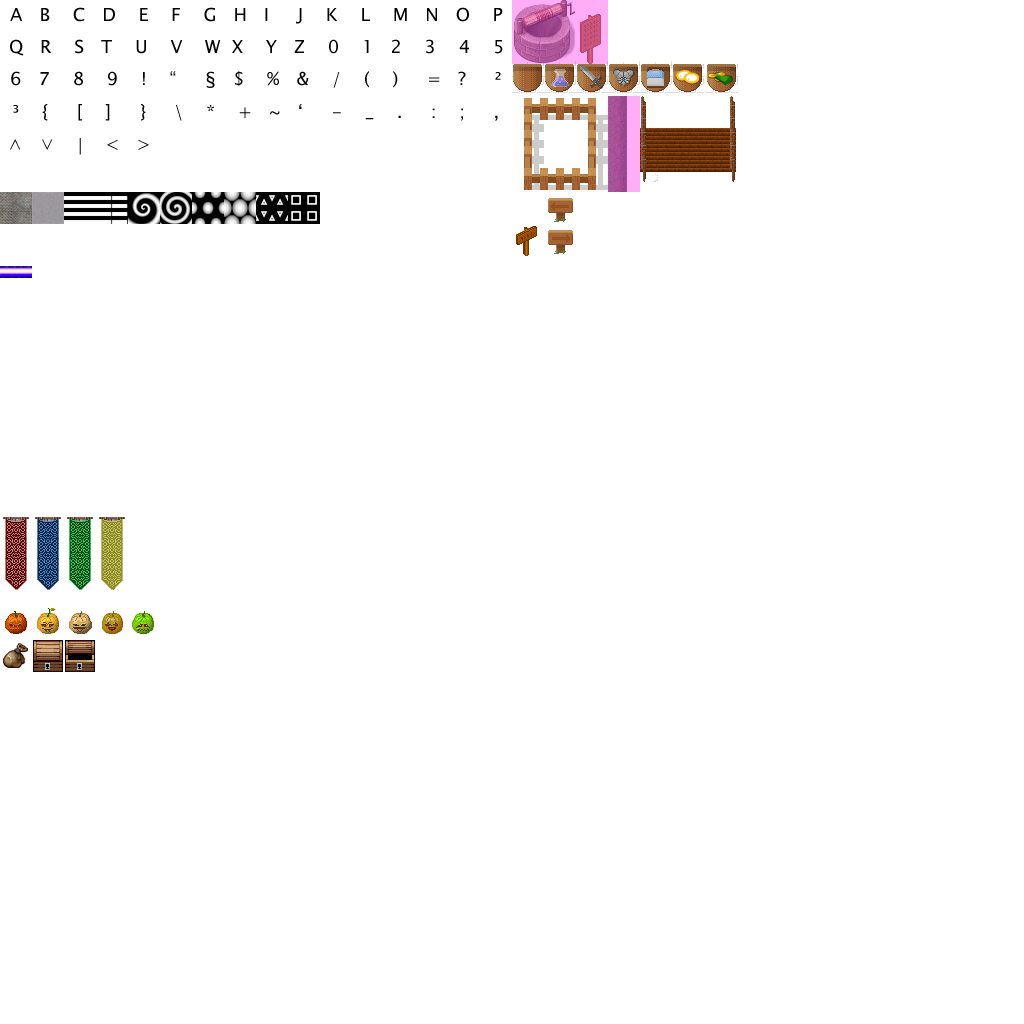
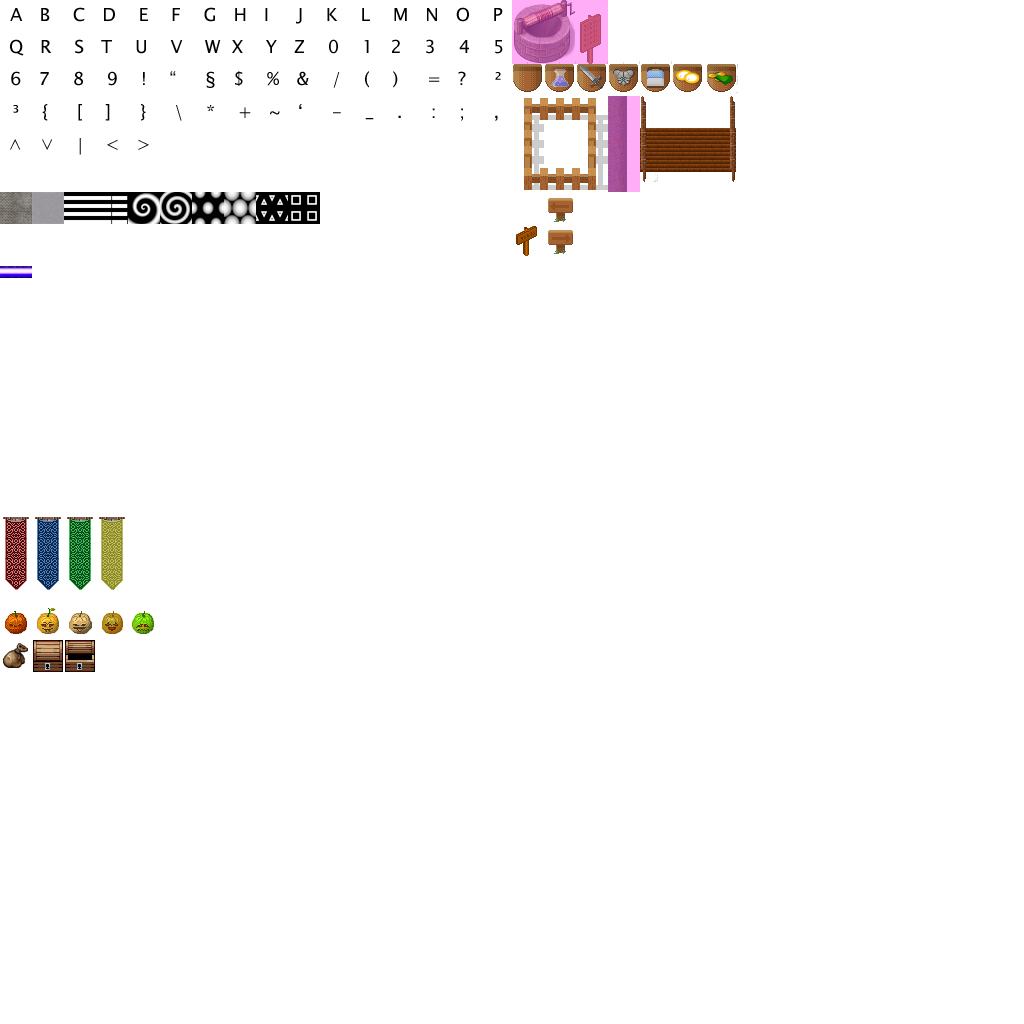
Layers edited between the first and the second 1024x1024 image:
painted on "Background" over [512, 64, 736, 93]
